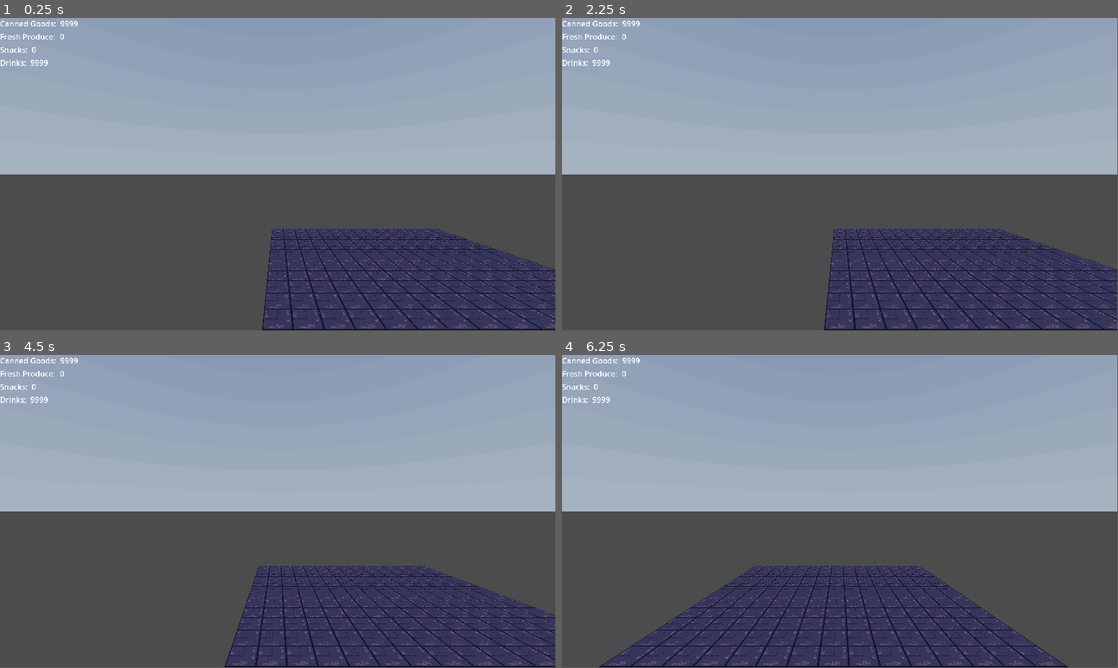
Above: before the commit, frames 1-4 (two rows, left to right).
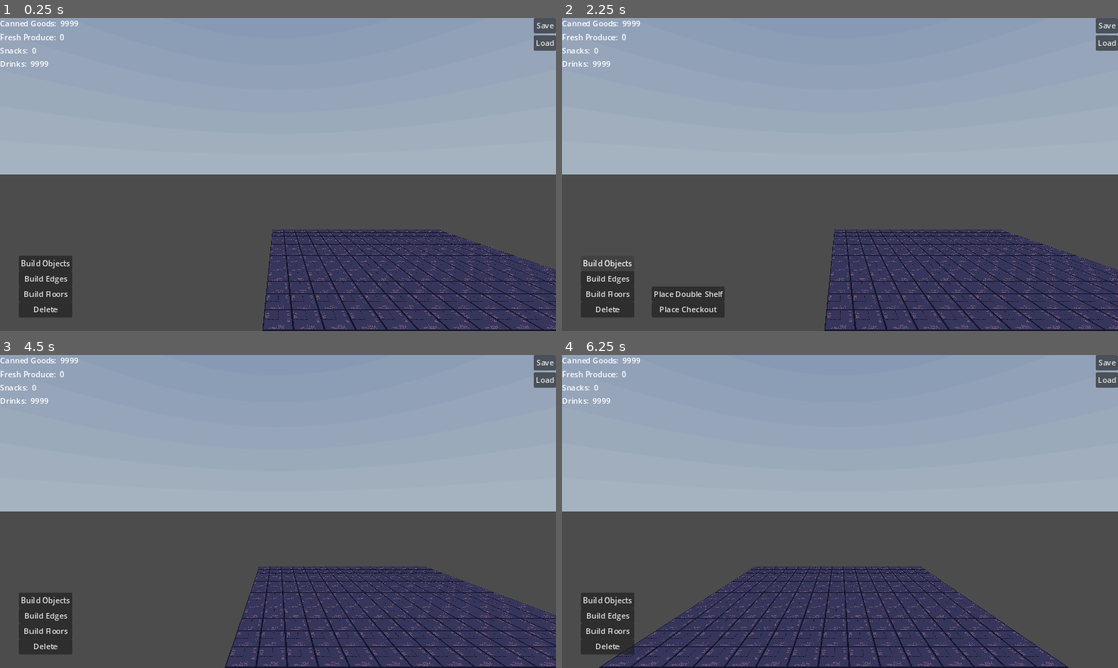
Above: after the commit, the same moments.

Repository: StixxyTape/TycoonRepo
Game: Godot game, scene res://Main/Scenes/World.tscn
Two runs of this game, one before a commit and one after it. Both use one fixed random seed, a clock stepped at 60 frames per second and the inputs below. A sky picture missing from this copy of the repository is replaced by a grey-blue gradient.
Inputs (mouse positions are in pixels of both pictures, inside the frame that each line leads up to):
- Up to frame 1 (0.25 s): no input
- Up to frame 2 (2.25 s): click (1106, 24) at 0.5 s, where only the run after the commit has a clickable "Save"; click (1106, 43) at 1.25 s, where only the run after the commit has a clickable "Load"; click (606, 262) at 2 s, where only the run after the commit has a clickable "Build Objects"
- Up to frame 3 (4.5 s): click (44, 614) at 2.75 s, where only the run after the commit has a clickable "Build Edges"; click (44, 630) at 3.5 s, where only the run after the commit has a clickable "Build Floors"; tap Enter (ui_accept) at 4.25 s; move the mouse to (400, 495) at 4.27 s; hold D (Right) from 4.28 s (still down); tap 8 (CheckoutPlace_Temp) at 4.35 s
- Up to frame 4 (6.25 s): tap Enter (ui_accept) at 4.52, 5.27, 5.75 s; tap X (DeleteMode) at 4.55, 5.1 s; move the mouse to (728, 527) at 5.02 s; release D (Right) at 5.03 s; hold Down (Floor Down) 5.03-5.78 s; click (728, 527) at 5.3 s; move the mouse to (895, 442) at 5.77 s; press the mouse at (895, 442) at 5.78 s; hold D (Right) from 5.78 s (still down); tap F (Swap) at 6.05 s
In our replay, the window is 799x449 before the commit and 800x450 after it. These sizes can differ from the game's own. Grey fills any space a smaller window leaves; there, only what the larger window draws over its background counts as a difference.

The runs differ from the first frame. In frame 1, 6.0% of the frame differs, in the area x 0-100%, y 0-100%; in frame 2, 6.8%; in frame 3, 6.2%; in frame 4, 6.8%.

Commit message:
Pre-Alpha features done!

Diff:
--- a/Tycoon/Main/Scenes/UISystem.tscn
+++ b/Tycoon/Main/Scenes/UISystem.tscn
@@ -61,3 +61,51 @@
 offset_bottom = 20.0
 grow_horizontal = 0
 grow_vertical = 2
+
+[node name="SaveMenu" type="VBoxContainer" parent="."]
+layout_mode = 1
+anchors_preset = 1
+anchor_left = 1.0
+anchor_right = 1.0
+offset_left = -40.0
+offset_bottom = 40.0
+grow_horizontal = 0
+
+[node name="BuildMenus" type="Control" parent="."]
+layout_mode = 1
+anchors_preset = 15
+anchor_right = 1.0
+anchor_bottom = 1.0
+grow_horizontal = 2
+grow_vertical = 2
+mouse_filter = 2
+
+[node name="BuildMenu" type="VBoxContainer" parent="BuildMenus"]
+layout_mode = 1
+anchors_preset = 7
+anchor_left = 0.5
+anchor_top = 1.0
+anchor_right = 0.5
+anchor_bottom = 1.0
+offset_left = -502.0
+offset_top = -68.0
+offset_right = -462.0
+offset_bottom = -28.0
+grow_horizontal = 2
+grow_vertical = 0
+theme_override_constants/separation = 0
+
+[node name="BuildObjectsMenu" type="VBoxContainer" parent="BuildMenus"]
+layout_mode = 1
+anchors_preset = 7
+anchor_left = 0.5
+anchor_top = 1.0
+anchor_right = 0.5
+anchor_bottom = 1.0
+offset_left = -335.0
+offset_top = -68.0
+offset_right = -295.0
+offset_bottom = -28.0
+grow_horizontal = 2
+grow_vertical = 0
+theme_override_constants/separation = 0
--- /dev/null
+++ b/Tycoon/Main/Scripts/SaveLoad.gd
@@ -0,0 +1,236 @@
+extends Node
+
+var savePath : String = "user://gameData.save"
+
+func LoadGame():
+	var saveNodes = get_tree().get_nodes_in_group("Persist")
+	for node in saveNodes:
+		for floor in Global.gridSys.maxFloor + 1:
+			if node in Global.buildSys.floorObjects[floor]:
+				Global.buildSys.floorObjects[floor].erase(node)
+				node.queue_free()
+			elif node in Global.buildSys.floorEdges[floor]:
+				Global.buildSys.floorEdges[floor].erase(node)
+				node.queue_free()
+			elif node in Global.buildSys.floorFloors[floor]:
+				Global.buildSys.floorFloors[floor].erase(node)
+				node.queue_free()
+
+	if FileAccess.file_exists(savePath):
+		var saveFile = FileAccess.open(savePath, FileAccess.READ)
+		var loadingPlayerData : bool = true
+		var loadingStockData : bool = true
+		var loadingGridData : bool = true
+		var loadingBuildData : bool = true
+		while saveFile.get_position() < saveFile.get_length():
+			var json = JSON.new()
+			var parseResult = json.parse(saveFile.get_line())
+			var dicData = json.data
+			if "PlayerData" in dicData:
+				loadingPlayerData = true
+				continue
+			elif "StockData" in dicData:
+				loadingPlayerData = false
+				continue
+			elif "GridData" in dicData:
+				loadingStockData = false
+				continue
+			elif "BuildData" in dicData:
+				loadingGridData = false
+				continue
+
+			if loadingPlayerData:
+				pass
+			elif loadingStockData:
+				if dicData["stockType"] == 000:
+					continue
+				Global.stockSys.stockInventory[int(dicData["stockType"])]["amount"] = int(dicData["amount"])
+			elif loadingGridData:
+				var currentFloor : int = 0
+				if "CurrentFloor" in dicData:
+					currentFloor = int(dicData["CurrentFloor"])
+				if "dicEntry" in dicData:
+					var dicEntry = StrToVec2(dicData["dicEntry"])
+					var edge : bool = false
+					if "edgeData" in dicData:
+						edge = true
+					if !edge:
+						var convertedCells : Array = []
+						if dicData["cells"].size() > 0:
+							for cell in dicData["cells"]:
+								convertedCells.append(StrToVec2(cell))
+						var newStorageEdge = null
+						if dicData["storageEdge"]:
+							newStorageEdge = StrToVec2(dicData["storageEdge"])
+						Global.gridSys.floorGridDics[currentFloor][dicEntry] = {
+							"floorData" : null,
+							"cellData" : null,
+							"cells" : convertedCells,
+							"storageEdge" : newStorageEdge,
+							"interactionSpot" : int(dicData["interactionSpot"])
+						}
+						#for x in Global.gridSys.floorGridDics[currentFloor][dicEntry]:
+							#print(Global.gridSys.floorGridDics[currentFloor][dicEntry][x])
+
+					elif edge:
+						var convertedEdges : Array = []
+						var convertedInteractionEdges : Array = []
+						if dicData["edges"].size() > 0:
+							for edgePos in dicData["edges"]:
+								convertedEdges.append(StrToVec2(edgePos))
+						if dicData["interactionEdges"].size() > 0:
+							for edgePos in dicData["interactionEdges"]:
+								convertedInteractionEdges.append(StrToVec2(edgePos))
+						Global.gridSys.floorEdgeDics[currentFloor][dicEntry] = {
+							"scale" : StrToVec3(dicData["scale"]),
+							"edgeData" : null,
+							"cellData" : null,
+							"edges" : convertedEdges,
+							"interactionEdges" : convertedInteractionEdges,
+							"interactionEdge" : int(dicData["interactionEdge"])
+						}
+
+			elif loadingBuildData:
+				var currentFloor : int = int(dicData["currentFloor"])
+				var newObj = load(dicData["fileName"]).instantiate()
+				newObj.position = Vector3(float(dicData["posX"]), float(dicData["posY"]), float(dicData["posZ"]))
+				newObj.rotation = StrToVec3(dicData["rotation"])
+				newObj.set_meta("currentFloor", currentFloor)
+				for group in dicData["groups"]:
+					newObj.add_to_group(group, true)
+				if newObj.is_in_group("Edge"):
+					Global.buildSys.floorEdges[currentFloor].append(newObj)
+				elif newObj.is_in_group("Floor"):
+					Global.buildSys.floorFloors[currentFloor].append(newObj)
+				else:
+					Global.buildSys.floorObjects[currentFloor].append(newObj)
+				get_node(dicData["parent"]).add_child(newObj)
+				Global.gridSys.DuplicateMaterial(newObj)
+				if "edges" in dicData and "cells" in dicData:
+					var newCells : Array = []
+					for cell in dicData["cells"]:
+						cell = StrToVec2(cell)
+						newCells.append(cell)
+						Global.gridSys.floorGridDics[currentFloor][cell]["cellData"] = newObj
+					newObj.set_meta("cells", newCells)
+					var newEdges : Array = []
+					for edge in dicData["edges"]:
+						edge = StrToVec2(edge)
+						newEdges.append(edge)
+						Global.gridSys.floorEdgeDics[currentFloor][edge]["cellData"] = newObj
+					newObj.set_meta("edges", newEdges)
+				elif "edges" in dicData and "cells" not in dicData:
+					var newEdges : Array = []
+					for edge in dicData["edges"]:
+						edge = StrToVec2(edge)
+						newEdges.append(edge)
+						Global.gridSys.floorEdgeDics[currentFloor][edge]["edgeData"] = newObj
+					newObj.set_meta("edges", newEdges)
+				elif "edges" not in dicData and "cells" in dicData:
+					newObj.set_meta("cells", StrToVec2(dicData["cells"]))
+					var cell : Vector2 = StrToVec2(dicData["cells"])
+					Global.gridSys.floorGridDics[currentFloor][cell]["floorData"] = newObj
+
+				if newObj.is_in_group("Shelf"):
+					var indexCount : int = 0
+					for shelfLevel in newObj.get_node("ShelfLevels").get_children():
+						shelfLevel.stockType = int(dicData["stockTypes"][indexCount])
+						shelfLevel.get_node("ShelfState").currentStock = int(dicData["currentStocks"][indexCount])
+						shelfLevel.AutoStockCheck()
+						shelfLevel.ChangeStock()
+						indexCount += 1
+
+	Global.UpdateUI()
+
+func SaveGame():
+	var saveFile = FileAccess.open(savePath, FileAccess.WRITE)
+
+	SavePlayerData(saveFile)
+	SaveStockData(saveFile)
+	SaveGrid(saveFile)
+	SaveBuilding(saveFile)
+
+func SavePlayerData(saveFile):
+	saveFile.store_line(JSON.stringify("PlayerData"))
+	#var playerDataDic : Dictionary = {}
+	#saveFile.store_line(JSON.stringify(playerDataDic))
+
+func SaveStockData(saveFile):
+	saveFile.store_line(JSON.stringify("StockData"))
+	var stockDataDic : Dictionary = Global.stockSys.stockInventory.duplicate(true)
+	for stockType in stockDataDic:
+		stockDataDic[stockType]["stockType"] = stockType
+		saveFile.store_line(JSON.stringify(stockDataDic[stockType]))
+
+func SaveGrid(saveFile):
+	saveFile.store_line(JSON.stringify("GridData"))
+	for floor in Global.gridSys.maxFloor + 1:
+		var floorDic : Dictionary = {
+			"CurrentFloor" : str(floor)
+		}
+		saveFile.store_line(JSON.stringify(floorDic))
+		var saveGridDic : Dictionary = Global.gridSys.floorGridDics[floor].duplicate(true)
+		for entry in saveGridDic:
+			saveGridDic[entry]["dicEntry"] = entry
+			saveFile.store_line(JSON.stringify(saveGridDic[entry]))
+		var saveEdgeDic : Dictionary = Global.gridSys.floorEdgeDics[floor].duplicate(true)
+		for entry in saveEdgeDic:
+			saveEdgeDic[entry]["dicEntry"] = entry
+			saveFile.store_line(JSON.stringify(saveEdgeDic[entry]))
+
+func SaveBuilding(saveFile):
+	saveFile.store_line(JSON.stringify("BuildData"))
+	var saveNodes = get_tree().get_nodes_in_group("Persist")
+	for object in saveNodes:
+		var objDic : Dictionary
+		objDic[object.get_scene_file_path()] = {
+			"fileName" : object.get_scene_file_path(),
+			"parent" : object.get_parent().get_path(),
+			"groups" : object.get_groups(),
+			"posX" : object.global_position.x,
+			"posY" : object.global_position.y,
+			"posZ" : object.global_position.z,
+			"rotation" : object.rotation,
+			"currentFloor" : object.get_meta("currentFloor")
+		}
+		if object.is_in_group("Shelf"):
+			var stockTypes : Array
+			var currentStocks : Array
+			for shelfLevel in object.get_node("ShelfLevels").get_children():
+				stockTypes.append(shelfLevel.stockType)
+				currentStocks.append(shelfLevel.get_node("ShelfState").currentStock)
+			objDic[object.get_scene_file_path()]["stockTypes"] = stockTypes
+			objDic[object.get_scene_file_path()]["currentStocks"] = currentStocks
+
+		if object.has_meta("cells"):
+			objDic[object.get_scene_file_path()]["cells"] = object.get_meta("cells")
+		if object.has_meta("edges"):
+			objDic[object.get_scene_file_path()]["edges"] = object.get_meta("edges")
+
+		saveFile.store_line(JSON.stringify(objDic[object.get_scene_file_path()]))
+
+func StrToVec2(string := "") -> Vector2:
+	if string:
+		var newStr: String = string
+		newStr = newStr.erase(0, 1)
+		newStr = newStr.erase(newStr.length() - 1, 1)
+		var array: Array = newStr.split(", ")
+
+		return Vector2(float(array[0]), float(array[1]))
+
+	return Vector2.ZERO
+
+func StrToVec3(string := "") -> Vector3:
+	if string:
+		var newStr: String = string
+		newStr = newStr.erase(0, 1)
+		newStr = newStr.erase(newStr.length() - 1, 1)
+		var array: Array = newStr.split(", ")
+		return Vector3(float(array[0]), float(array[1]), float(array[2]))
+
+	return Vector3.ZERO
+
+func SetPackedSceneOwnership(parent : Node3D, recursiveChild):
+	for child in recursiveChild.get_children():
+		child.set_owner(parent)
+		SetPackedSceneOwnership(parent, child)
--- a/Tycoon/Main/Systems/SystemBuild.gd
+++ b/Tycoon/Main/Systems/SystemBuild.gd
@@ -108,7 +108,12 @@
 
 #endregion
 
+# For Shopping
+var structureDic : Dictionary
+
 func _ready() -> void:
+	EstablishStructureDic()
+
 	Global.switchSignal.connect(ResetEverything)
 
 	currentCellPref = basicShelfPref
@@ -133,19 +138,30 @@
 		MouseRaycast()
 		InputManager()
 
+func EstablishStructureDic():
+	structureDic[basicShelfPref] = {
+		"name" : "Double Shelf",
+		"cost" : 100
+	}
+	structureDic[basicCheckoutPref] = {
+		"name" : "Checkout",
+		"cost" : 200
+	}
+
+func SwapBuildPref(prefab : PackedScene, type : int):
+	#type 1 is obj, 2 is edge, 3 is floor
+	if type == 1:
+		currentCellPref = prefab
+	elif type == 2:
+		currentEdgePref = prefab
+	elif type == 3:
+		currentFloorPref = prefab
+
 func InputManager():
 	if Input.is_action_just_pressed("Rotate"):
 		objectRotation += 90
 		objectRotation = wrapf(objectRotation, 0, 360)
 		print(objectRotation)
-	if Input.is_action_just_pressed("Swap"):
-		buildMode += 1
-		buildMode = wrapi(buildMode, 0, 4)
-		ResetHighlightedCells()
-		ResetPreview()
-		ResetDeletionObj()
-		ResetDeletionObjects()
-		ResetDeletionCells()
 	if Input.is_action_just_pressed("DeleteMode"):
 		ResetDeletionObjects()
 		ResetHighlightedCells()
@@ -153,46 +169,51 @@
 		ResetDeletionCells()
 		ResetPreview()
 		buildMode = 0
+		Global.uiSys.HideBuildShopMenus()
 	if buildMode == 0 and Input.is_action_just_released("Place"):
 		ResetDeletionCells()
 		ResetDeletionObj()
 		if objectsToDelete.size() > 0:
 			DeleteObjects()
-
-	if Input.is_action_just_pressed("Floor Up"):
-		ResetDeletionObjects()
-		ResetHighlightedCells()
-		ResetDeletionObj()
-		ResetDeletionCells()
-		ResetPreview()
-		currentFloor += 1
-		currentFloor = clampi(currentFloor, 0, Global.gridSys.maxFloor)
-		Global.gridSys.gridBody.position.y += Global.gridSys.wallHeight
-		Global.gridSys.gridBody.position.y = clampi(
-			Global.gridSys.gridBody.position.y,
-			0,
-			Global.gridSys.maxFloor * Global.gridSys.wallHeight
-		)
-		HideFloors()
-	if Input.is_action_just_pressed("Floor Down"):
-		ResetDeletionObjects()
-		ResetHighlightedCells()
-		ResetDeletionObj()
-		ResetDeletionCells()
-		ResetPreview()
-		currentFloor -= 1
-		currentFloor = clampi(currentFloor, 0, Global.gridSys.maxFloor)
-		Global.gridSys.gridBody.position.y -= Global.gridSys.wallHeight
-		Global.gridSys.gridBody.position.y = clampi(
-			Global.gridSys.gridBody.position.y,
-			0,
-			Global.gridSys.maxFloor * Global.gridSys.wallHeight
-		)
-		HideFloors()
-
-	if Input.is_action_just_pressed("CheckoutPlace_Temp"):
-		currentCellPref = basicCheckoutPref
-		#currentCellPreviewPref = basicCheckoutPref
+	#if Input.is_action_just_pressed("Floor Up"):
+		#ResetDeletionObjects()
+		#ResetHighlightedCells()
+		#ResetDeletionObj()
+		#ResetDeletionCells()
+		#ResetPreview()
+		#currentFloor += 1
+		#currentFloor = clampi(currentFloor, 0, Global.gridSys.maxFloor)
+		#Global.gridSys.gridBody.position.y += Global.gridSys.wallHeight
+		#Global.gridSys.gridBody.position.y = clampi(
+			#Global.gridSys.gridBody.position.y,
+			#0,
+			#Global.gridSys.maxFloor * Global.gridSys.wallHeight
+		#)
+		#HideFloors()
+	#if Input.is_action_just_pressed("Floor Down"):
+		#ResetDeletionObjects()
+		#ResetHighlightedCells()
+		#ResetDeletionObj()
+		#ResetDeletionCells()
+		#ResetPreview()
+		#currentFloor -= 1
+		#currentFloor = clampi(currentFloor, 0, Global.gridSys.maxFloor)
+		#Global.gridSys.gridBody.position.y -= Global.gridSys.wallHeight
+		#Global.gridSys.gridBody.position.y = clampi(
+			#Global.gridSys.gridBody.position.y,
+			#0,
+			#Global.gridSys.maxFloor * Global.gridSys.wallHeight
+		#)
+		#HideFloors()
+
+func SwapBuildMode(mode : int):
+	buildMode = mode
+	#buildMode = wrapi(buildMode, 0, 4)
+	ResetHighlightedCells()
+	ResetPreview()
+	ResetDeletionObj()
+	ResetDeletionObjects()
+	ResetDeletionCells()
 
 func ResetEverything():
 	ResetDeletionCells()
@@ -229,6 +250,9 @@
 			intersection["position"].x,
 			intersection["position"].z
 			)
+		if Global.mouseHover:
+			ResetEverything()
+			return
 		if buildMode == 0:
 			if ((intersection["collider"].get_parent().get_parent() in floorObjects[currentFloor]
 			or intersection["collider"].get_parent().get_parent() in floorEdges[currentFloor]
@@ -606,6 +630,12 @@
 
 					var gridPos : Vector2 = Vector2(struct.x, struct.z)
 					var newStruct = currentCellPref.instantiate()
+
+					# For saving
+					newStruct.add_to_group("Persist", true)
+					newStruct.set_meta("cells", previewStructures[struct]["cells"])
+					newStruct.set_meta("edges", previewStructures[struct]["edges"])
+					newStruct.set_meta("currentFloor", currentFloor)
 
 					# To group certain structures
 					if newStruct.is_in_group("Shelf"):
@@ -802,11 +832,15 @@
 					var newWall = currentEdgePref.instantiate()
 
 					add_child(newWall)
+					newWall.set_meta("edges", previewStructures[struct]["edges"])
+					newWall.set_meta("currentFloor", currentFloor)
+
 					floorEdges[currentFloor].append(newWall)
 					newWall.rotation_degrees = previewStructures[struct]["rotation"]
 					newWall.scale = ZFightFix(gridPos, Global.gridSys.floorEdgeDics[currentFloor])
 					newWall.position = struct
 					newWall.add_to_group("Edge", true)
+					newWall.add_to_group("Persist", true)
 					Global.gridSys.DuplicateMaterial(newWall)
 
 					var storageEdge : Vector2
@@ -950,10 +984,14 @@
 					var newStruct = currentFloorPref.instantiate()
 
 					add_child(newStruct)
+					newStruct.set_meta("cells", gridPos)
+					newStruct.set_meta("currentFloor", currentFloor)
+
 					floorFloors[currentFloor].append(newStruct)
 					newStruct.rotation_degrees = previewStructures[struct]["rotation"]
 					newStruct.position = struct
 					newStruct.add_to_group("Floor", true)
+					newStruct.add_to_group("Persist", true)
 					Global.gridSys.DuplicateMaterial(newStruct)
 
 					if Global.gridSys.floorGridDics[currentFloor][gridPos]["floorData"]:
@@ -1587,8 +1625,3 @@
 		#newObj.pack(obj)
 		#add_child(newObj.instantiate())
 		#
-
-func SetPackedSceneOwnership(parent : Node3D, recursiveChild):
-	for child in recursiveChild.get_children():
-		child.set_owner(parent)
-		SetPackedSceneOwnership(parent, child)
--- a/Tycoon/Main/Systems/SystemGrid.gd
+++ b/Tycoon/Main/Systems/SystemGrid.gd
@@ -53,7 +53,10 @@
 			newFloor.get_child(0).get_child(0).set_collision_layer_value(2, true)
 			DuplicateMaterial(newFloor)
 			newFloor.position = Vector3(x, 0, y)
-			newFloor.add_to_group("Floor")
+			newFloor.add_to_group("Floor", true)
+			newFloor.add_to_group("Persist", true)
+			newFloor.set_meta("currentFloor", 0)
+			newFloor.set_meta("cells", Vector2(x, y))
 			gridDic[Vector2(x, y)]["floorData"] = newFloor
 			newFloor.scale = Vector3(1, 1, 1)
 			get_node("../BuildSystem").add_child(newFloor)
--- a/Tycoon/Main/Systems/SystemUI.gd
+++ b/Tycoon/Main/Systems/SystemUI.gd
@@ -3,10 +3,22 @@
 var stockMenuOpen : bool = false
 
 func _ready() -> void:
+	Global.switchSignal.connect(MenuUpdate)
 	EstablishUI()
+
+func MenuUpdate():
+	HideBuildShopMenus()
+	if !Global.buildMode:
+		$BuildMenus/BuildMenu.visible = false
+	else:
+		$BuildMenus/BuildMenu.visible = true
 
 func EstablishUI():
 	EstablishStock()
+	EstablishSaveLoad()
+	EstablishBuild()
+	EstablishBuildObjects()
+	HideBuildShopMenus()
 
 func EstablishStock():
 	for stockType in Global.stockSys.stockInventory:
@@ -22,6 +34,90 @@
 		newHBox.add_child(countLabel)
 
 		Global.stockSys.stockInventory[stockType]["countLabel"] = countLabel
+
+func EstablishSaveLoad():
+	var saveButton = Button.new()
+	saveButton.text = "Save"
+	saveButton.focus_mode = Control.FOCUS_NONE
+	$SaveMenu.add_child(saveButton)
+
+	saveButton.pressed.connect(SaveLoad.SaveGame)
+	ConnectMouseHover(saveButton)
+
+	var loadButton = Button.new()
+	loadButton.text = "Load"
+	loadButton.focus_mode = Control.FOCUS_NONE
+	$SaveMenu.add_child(loadButton)
+
+	loadButton.pressed.connect(SaveLoad.LoadGame)
+	ConnectMouseHover(loadButton)
+
+func EstablishBuild():
+	var objButton = Button.new()
+	objButton.text = "Build Objects"
+	objButton.focus_mode = Control.FOCUS_NONE
+	$BuildMenus/BuildMenu.add_child(objButton)
+
+	objButton.pressed.connect(Global.buildSys.SwapBuildMode.bind(
+		1
+	))
+	objButton.pressed.connect(HideBuildShopMenus)
+	objButton.pressed.connect(OpenBuildShopMenu.bind("BuildObjectsMenu"))
+	ConnectMouseHover(objButton)
+
+	var edgeButton = Button.new()
+	edgeButton.text = "Build Edges"
+	edgeButton.focus_mode = Control.FOCUS_NONE
+	$BuildMenus/BuildMenu.add_child(edgeButton)
+
+	edgeButton.pressed.connect(Global.buildSys.SwapBuildMode.bind(
+		2
+	))
+	edgeButton.pressed.connect(HideBuildShopMenus)
+	ConnectMouseHover(edgeButton)
+
+	var floorButton = Button.new()
+	floorButton.text = "Build Floors"
+	floorButton.focus_mode = Control.FOCUS_NONE
+	$BuildMenus/BuildMenu.add_child(floorButton)
+
+	floorButton.pressed.connect(Global.buildSys.SwapBuildMode.bind(
+		3
+	))
+	floorButton.pressed.connect(HideBuildShopMenus)
+	ConnectMouseHover(floorButton)
+
+	var deleteButton = Button.new()
+	deleteButton.text = "Delete"
+	deleteButton.focus_mode = Control.FOCUS_NONE
+	$BuildMenus/BuildMenu.add_child(deleteButton)
+
+	deleteButton.pressed.connect(Global.buildSys.SwapBuildMode.bind(
+		0
+	))
+	deleteButton.pressed.connect(HideBuildShopMenus)
+	ConnectMouseHover(deleteButton)
+
+func EstablishBuildObjects():
+	var structureDic = Global.buildSys.structureDic
+	for obj in structureDic:
+		var objButton = Button.new()
+		objButton.text = str("Place ", structureDic[obj]["name"])
+		objButton.focus_mode = Control.FOCUS_NONE
+		$BuildMenus/BuildObjectsMenu.add_child(objButton)
+
+		objButton.pressed.connect(Global.buildSys.SwapBuildPref.bind(
+			obj, 1
+		))
+		ConnectMouseHover(objButton)
+
+func HideBuildShopMenus():
+	for child in $BuildMenus.get_children():
+		if child.name != "BuildMenu":
+			child.visible = false
+
+func OpenBuildShopMenu(menu : String):
+	get_node("BuildMenus/" + menu).visible = true
 
 func StockUpdate():
 	for stockType in Global.stockSys.stockInventory:
--- a/Tycoon/Shelves/Shelf.gd
+++ b/Tycoon/Shelves/Shelf.gd
@@ -8,7 +8,7 @@
 
 func AutoStockCheck():
 	GetShelfState().ClearStock()
-	if GetShelfState().autoStock:
+	if GetShelfState().autoStock and stockType != 000:
 		GetShelfState().stockPref = Global.stockSys.stockInventory[stockType]["prefab"]
 		GetShelfState().AutoStock()
 
--- a/Tycoon/Shelves/ShelfState.gd
+++ b/Tycoon/Shelves/ShelfState.gd
@@ -4,7 +4,6 @@
 ## stock positions are automatically assigned
 ## by calculating the width of the shelf
 @export var autoStock : bool = false
-#@export var stockPref : PackedScene
 
 @export var maxStock : int = 10
 @export var currentStock : int = 0
--- a/Tycoon/project.godot
+++ b/Tycoon/project.godot
@@ -17,10 +17,15 @@
 [autoload]
 
 Global="*res://Main/Scripts/Global.gd"
+SaveLoad="*res://Main/Scripts/SaveLoad.gd"
 
 [debug]
 
 shapes/collision/shape_color=Color(5.77569e-07, 0.559711, 0.874107, 1)
+
+[display]
+
+window/stretch/mode="canvas_items"
 
 [global_group]
 
